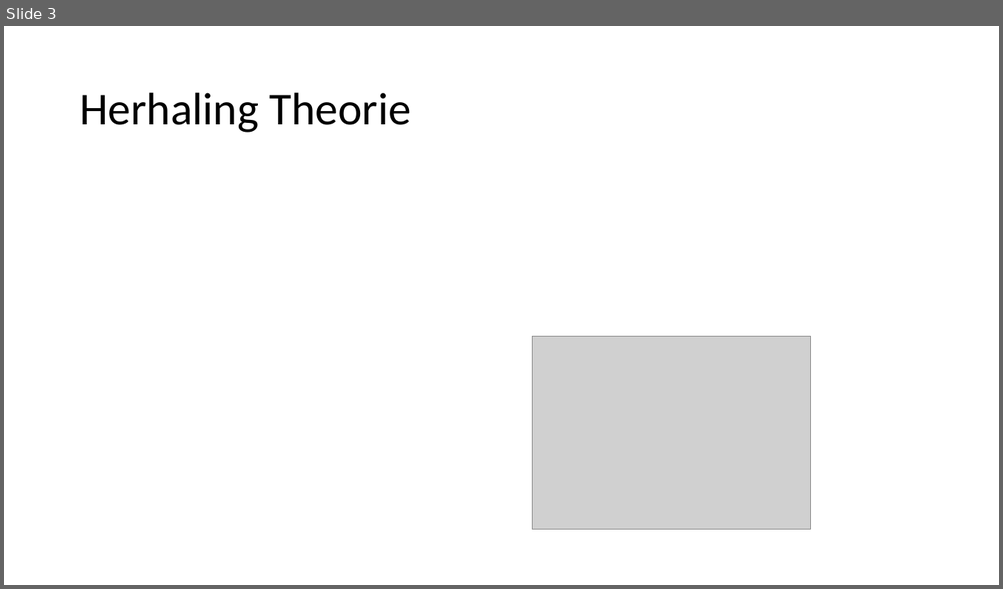
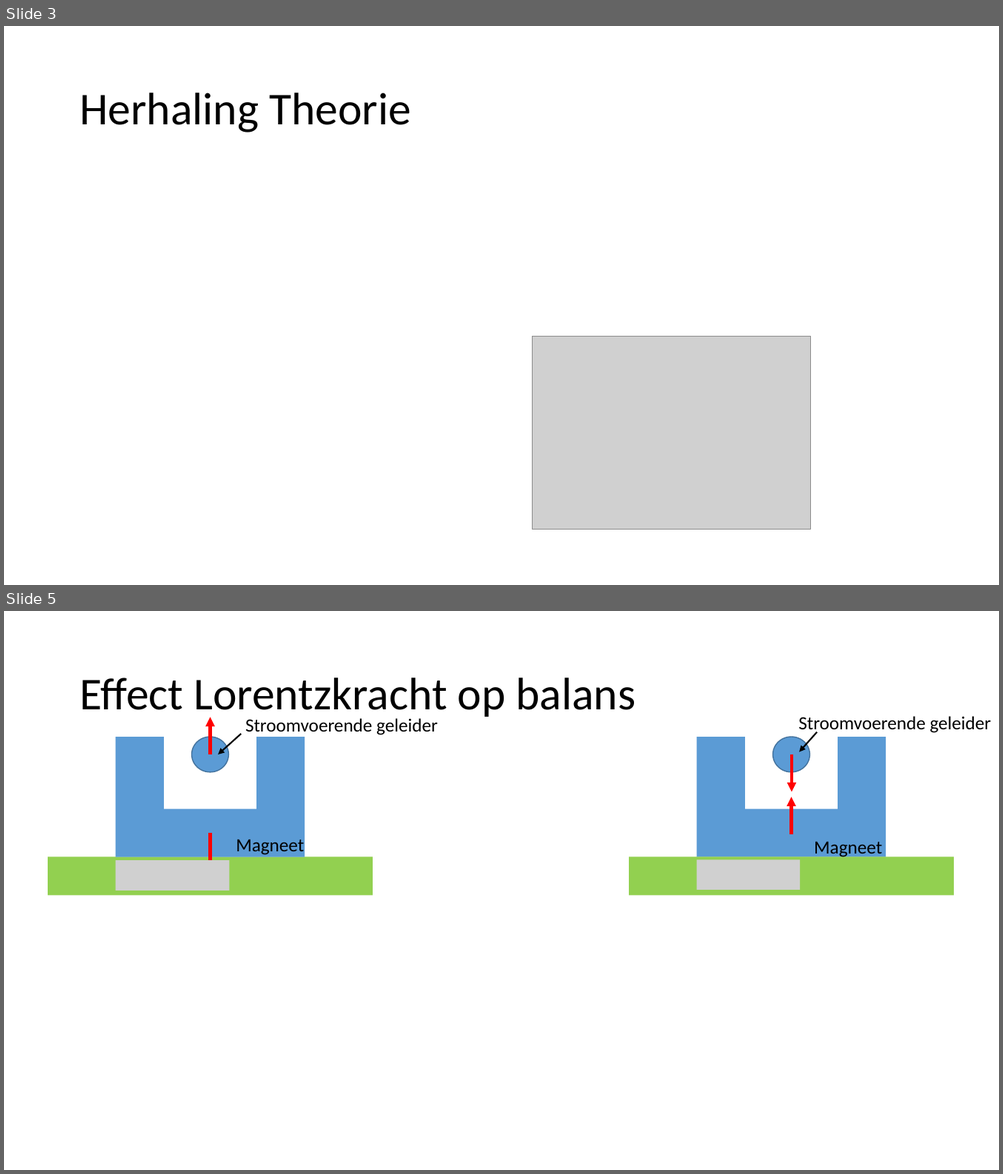
Before and after one commit to KevinTruyaert/DCS, a slide deck: Labo M4.pptx. Shown one above the other, each under a label of ours: slide 3 before the commit, slides 3 and 5 after it; the slides between them are not shown. The pictures are 1003x589 and 1003x1174 pixels, drawn with LibreOffice and Linux fonts; fonts in the diff are those of the drawing; grey boxes stand for pictures. Boxes give left, top, right and bottom in pixels: in the first picture for what was removed or moved away, otherwise in the second. Text is boxed around its words. In the diff, an @@ line names an element or a change of style, - is before the commit and + after.

```diff
--- a/Labo M4.pptx
+++ b/Labo M4.pptx
@@ slide 5 added at bbox=[4, 611, 999, 1170], background #FFFFFF @@
@@ title added at bbox=[79, 678, 635, 721], 44 pt, text #000000 @@
+Effect Lorentzkracht op balans
@@ arrow added from (210, 755) to (210, 717), #FF0000 3 pt @@
@@ text added at bbox=[245, 718, 438, 735], 18 pt, text #000000 @@
+Stroomvoerende geleider
@@ text added at bbox=[798, 716, 991, 735], 18 pt, text #000000 @@
+Stroomvoerende geleider
@@ group added at bbox=[48, 737, 373, 896]: 4 rectangles, 1 ellipse @@
@@ arrow added from (242, 734) to (218, 755), #000000 1.5 pt @@
@@ arrow added from (817, 732) to (800, 752), #000000 1.5 pt @@
@@ arrow added from (792, 755) to (792, 792), #FF0000 3 pt @@
@@ arrow added from (791, 834) to (791, 797), #FF0000 3 pt @@
@@ arrow added from (210, 833) to (210, 871), #FF0000 3 pt @@
@@ text added at bbox=[236, 840, 304, 855], 18 pt, text #000000 @@
+Magneet
@@ text added at bbox=[814, 842, 882, 858], 18 pt, text #000000 @@
+Magneet
@@ picture added at bbox=[115, 861, 229, 891] @@
@@ group added at bbox=[629, 737, 953, 896]: 4 rectangles, 1 ellipse @@
@@ picture added at bbox=[697, 860, 800, 890] @@
```
Also in this commit, not shown: 3 slides changed, 1 other slide added, 1 other file.
